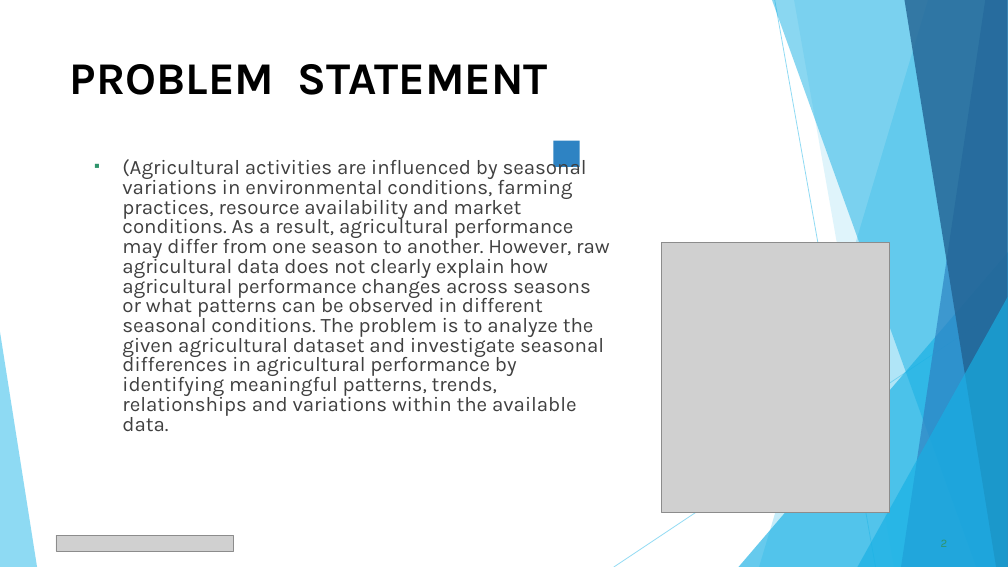
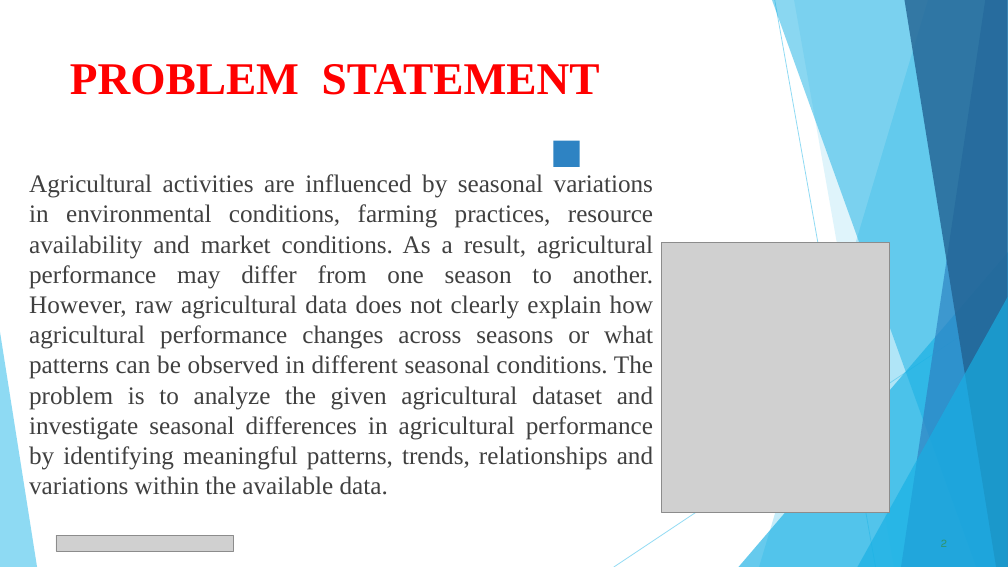
Before and after one commit to Ksmashhero06/Seasonal-Agriculture-Performance-Analysis, a slide deck: slide 2 of VOIS_Major_Project_PPT_Submission_Completed.pptx. Drawn at 1008x567 pixels with LibreOffice and Linux fonts; fonts in the diff are those of the drawing; grey boxes stand for pictures. Boxes give left, top, right and bottom in pixels: in the first picture for what was removed or moved away, otherwise in the second. Text is boxed around its words. In the diff, an @@ line names an element or a change of style, - is before the commit and + after.

Commit message:
docs: add Data Visualization Certificate and update submission presentation

```diff
--- a/VOIS_Major_Project_PPT_Submission_Completed.pptx
+++ b/VOIS_Major_Project_PPT_Submission_Completed.pptx
@@ title "PROBLEM STATEMENT" at box(70, 64, 600, 95): font Karla to Times New Roman, text colour #000000 to #FF0000 @@
@@ text at box(29, 174, 653, 495): text changed; size 19.6 to 24 pt; font Karla to Times New Roman @@
-▪ (Agricultural activities are influenced by seasonal variations in environmental conditions, farming practices, resource availability and market conditions. As a result, agricultural performance may differ from one season to another. However, raw agricultural data does not clearly explain how agricultural performance changes across seasons or what patterns can be observed in different seasonal conditions. The problem is to analyze the given agricultural dataset and investigate seasonal differences in agricultural performance by identifying meaningful patterns, trends, relationships and variations within the available data.
+Agricultural activities are influenced by seasonal variations in environmental conditions, farming practices, resource availability and market conditions. As a result, agricultural performance may differ from one season to another. However, raw agricultural data does not clearly explain how agricultural performance changes across seasons or what patterns can be observed in different seasonal conditions. The problem is to analyze the given agricultural dataset and investigate seasonal differences in agricultural performance by identifying meaningful patterns, trends, relationships and variations within the available data.
```
Also in this commit, not shown: 13 other slides changed, 1 other file.
